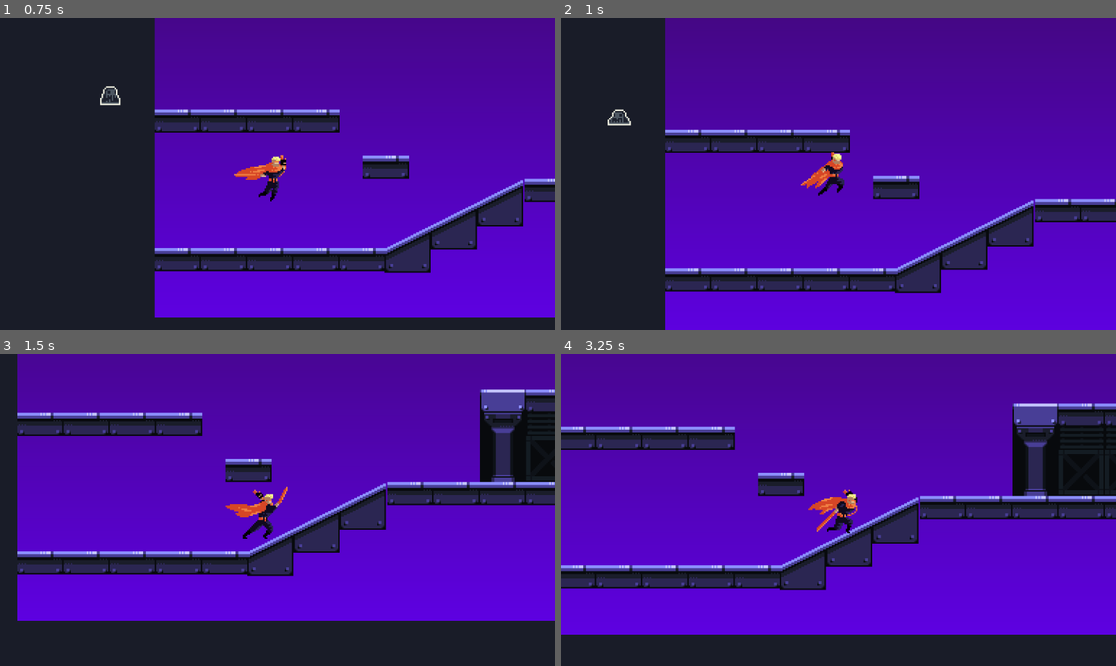
Above: before the commit, frames 1-4 (two rows, left to right).
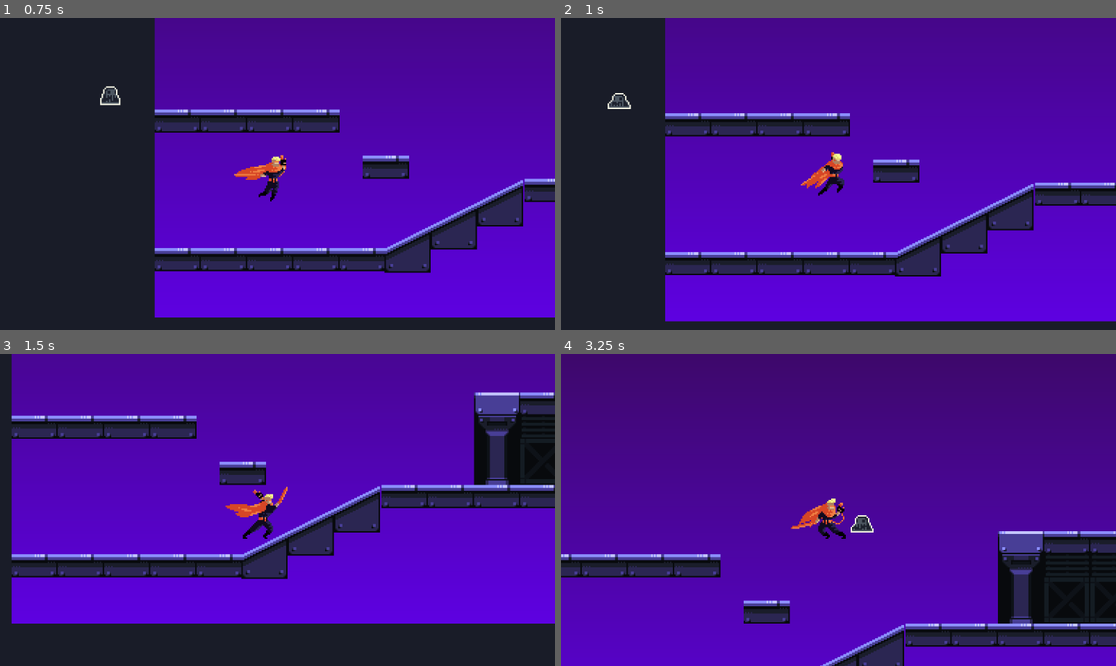
Above: after the commit, the same moments.

Repository: Fanxuui/neonshift
Game: Godot game, scene res://scenes/main.tscn
Same seed, same stepped clock (60 frames per second), same inputs: the game is played once before the commit and once after it.
Inputs (mouse positions are in pixels of both pictures, inside the frame that each line leads up to):
- Up to frame 1 (0.75 s): tap Enter (ui_accept) at 0.5 s; move the mouse to (399, 158) at 0.52 s; hold D (move_right) from 0.53 s (still down); tap Space (jump) at 0.6 s
- Up to frame 2 (1 s): keep holding D (move_right); tap Space (jump) at 0.77 s
- Up to frame 3 (1.5 s): keep holding D (move_right); tap Space (jump) at 1.07 s; move the mouse to (166, 525) at 1.27 s; click (166, 525) at 1.35 s
- Up to frame 4 (3.25 s): tap Space (jump) at 1.52, 1.55, 1.82, 2.3, 2.85, 3.02 s; move the mouse to (894, 441) at 2.02 s; release D (move_right) at 2.03 s; hold A (move_left) 2.03-2.78 s; tap T (toggle_weapon) at 2.1 s; move the mouse to (810, 572) at 2.77 s; hold D (move_right) from 2.78 s (still down)

Frame 1 is identical in both runs. In frame 2, 18% of the frame differs, in the area x 8-100%, y 24-100%; in frame 3, 11%; in frame 4, 99%, in the area x 0-100%, y 0-100%.

Commit message:
Double Jump

Diff:
--- a/scenes/main.tscn
+++ b/scenes/main.tscn
@@ -1,9 +1,10 @@
-[gd_scene load_steps=13 format=4 uid="uid://wwbqbws515pt"]
+[gd_scene load_steps=14 format=4 uid="uid://wwbqbws515pt"]
 
 [ext_resource type="Texture2D" uid="uid://c2u3o2r05frjl" path="res://assets/Sidescroller Shooter - Central City/Background/Base Color.png" id="1_sugp2"]
 [ext_resource type="Texture2D" uid="uid://6qg8u82gy61f" path="res://assets/Sidescroller Shooter - Central City/Background/Background Props.png" id="2_jyhfs"]
 [ext_resource type="Texture2D" uid="uid://5rnu65uqudbm" path="res://assets/Sidescroller Shooter - Central City/Assets/Tiles.png" id="3_tbgi4"]
 [ext_resource type="PackedScene" uid="uid://cq2cov84cq0s1" path="res://scenes/player.tscn" id="4_171oe"]
+[ext_resource type="PackedScene" uid="uid://s5e3vf4tt5bi" path="res://scenes/flying_enemy.tscn" id="6_tefeu"]
 [ext_resource type="PackedScene" uid="uid://dv1ikq1wucki2" path="res://scenes/ghost.tscn" id="10_kkuia"]
 
 [sub_resource type="TileSetAtlasSource" id="TileSetAtlasSource_tefeu"]
@@ -1015,7 +1016,7 @@
 physics_layer_0/collision_layer = 1
 sources/0 = SubResource("TileSetAtlasSource_85g3d")
 
-[node name="Level0" type="Node2D"]
+[node name="Level1" type="Node2D"]
 
 [node name="TileMapLayer" type="TileMapLayer" parent="."]
 position = Vector2(0, -2)
@@ -1045,3 +1046,5 @@
 
 [node name="ghost2" parent="Enemy" instance=ExtResource("10_kkuia")]
 position = Vector2(42, 61)
+
+[node name="ghost" parent="Enemy" instance=ExtResource("6_tefeu")]
--- a/scripts/player.gd
+++ b/scripts/player.gd
@@ -3,6 +3,9 @@
 const SPEED = 140.0
 const JUMP_VELOCITY = -300.0
 const MAX_HEALTH = 3
+const MAX_JUMPS = 2
+
+
 
 @export var bullet_scene: PackedScene
 @onready var collision_shape: CollisionShape2D = $CollisionShape2D
@@ -16,11 +19,15 @@
 enum Weapon { GUN, SWORD }
 var current_weapon = Weapon.SWORD
 var health = MAX_HEALTH
+var jump_count = 0
 
 # Get the gravity from the project settings to be synced with RigidBody nodes.
 var gravity: int = ProjectSettings.get_setting("physics/2d/default_gravity")
 var facing_dir := Vector2.RIGHT  # Default direction
 var spawn_position := Vector2.ZERO
+
+var was_on_floor = false
+
 
 func _ready():
 	spawn_position = global_position
@@ -53,9 +60,12 @@
 		return
 
 	# Handle jump.
-	if Input.is_action_just_pressed("jump") and is_on_floor():
+	if Input.is_action_just_pressed("jump") and jump_count < MAX_JUMPS:
 		state = PlayerState.JUMP
 		velocity.y = JUMP_VELOCITY
+		jump_count += 1
+
+
 
 	# Get the input direction and handle the movement/deceleration.
 	# As good practice, you should replace UI actions with custom gameplay actions.
@@ -103,11 +113,24 @@
 	# Add the gravity.
 	if not is_on_floor():
 		velocity.y += gravity * delta
+
+	#handle walking off ledge
+	if was_on_floor and not is_on_floor():
+		if jump_count == 0:
+			jump_count = 1
+
+
+	if is_on_floor():
+		jump_count = 0
+
+	was_on_floor = is_on_floor()
+
 	if anim_locked:
 		move_and_slide()
 		return
 	handle_movement_input()
 	move_and_slide()
+
 
 	if Input.is_action_pressed("move_right"):
 		facing_dir = Vector2.RIGHT
